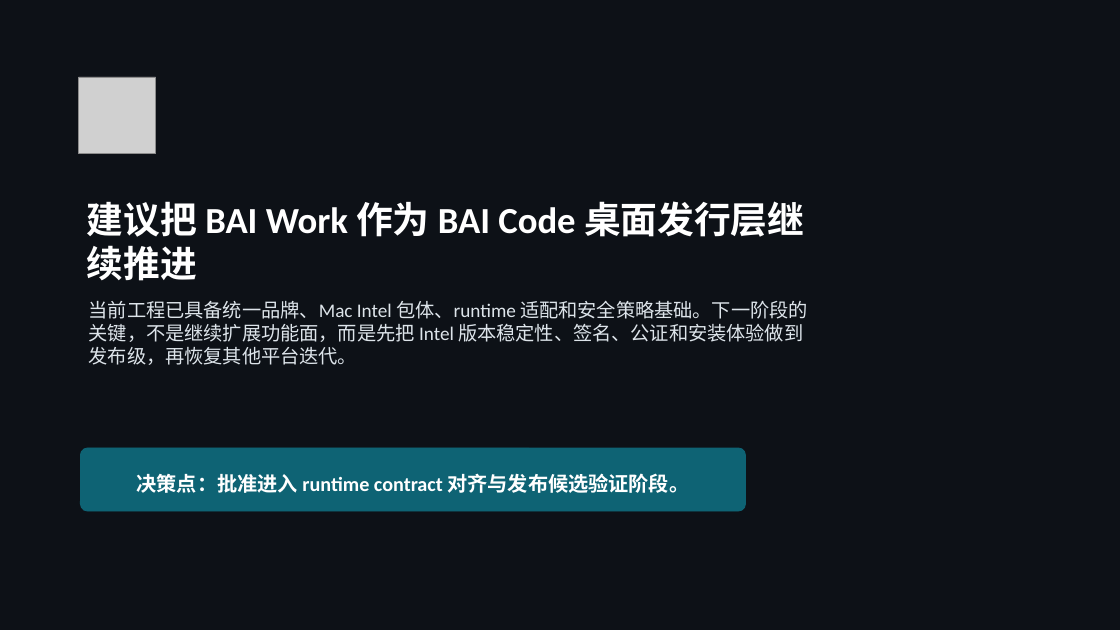
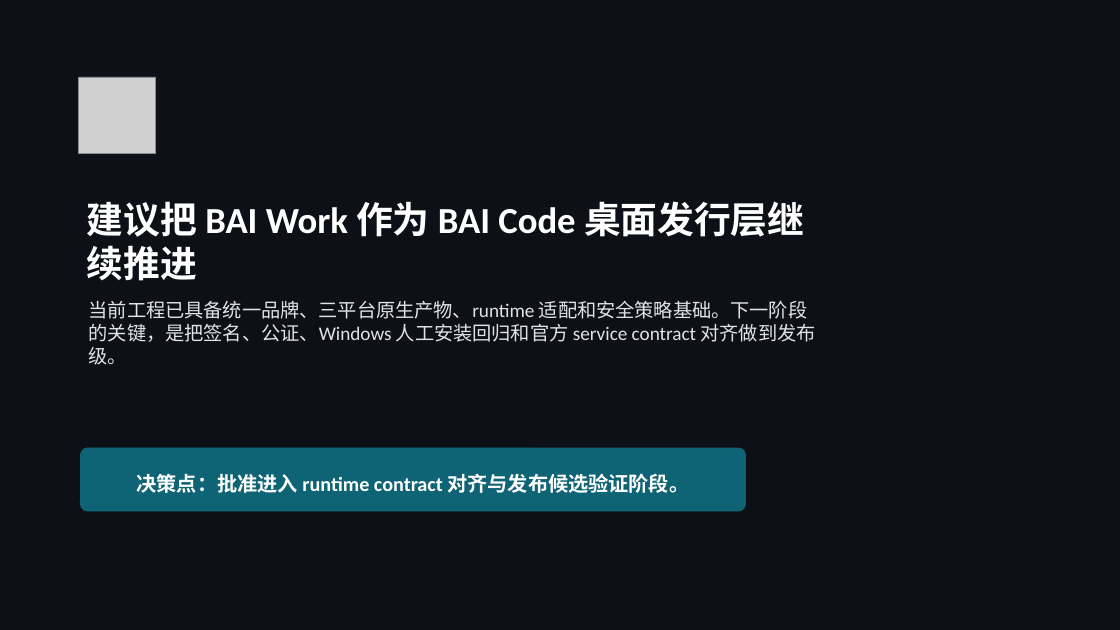
Before and after one commit to 2830500285/BAI-Work, a slide deck: slide 22 of docs/presentation/BAI-Work-Project-Deck.pptx. Drawn at 1120x630 pixels with LibreOffice and Linux fonts; fonts in the diff are those of the drawing; grey boxes stand for pictures. Boxes give left, top, right and bottom in pixels: in the first picture for what was removed or moved away, otherwise in the second. Text is boxed around its words. In the diff, an @@ line names an element or a change of style, - is before the commit and + after.

```diff
--- a/docs/presentation/BAI-Work-Project-Deck.pptx
+++ b/docs/presentation/BAI-Work-Project-Deck.pptx
@@ text at (89,301,816,365): text changed @@
-当前工程已具备统一品牌、Mac Intel 包体、runtime 适配和安全策略基础。下一阶段的关键，不是继续扩展功能面，而是先把 Intel 版本稳定性、签名、公证和安装体验做到发布级，再恢复其他平台迭代。
+当前工程已具备统一品牌、三平台原生产物、runtime 适配和安全策略基础。下一阶段的关键，是把签名、公证、Windows 人工安装回归和官方 service contract 对齐做到发布级。
```
Also in this commit, not shown: 5 other slides changed, 9 other files.
